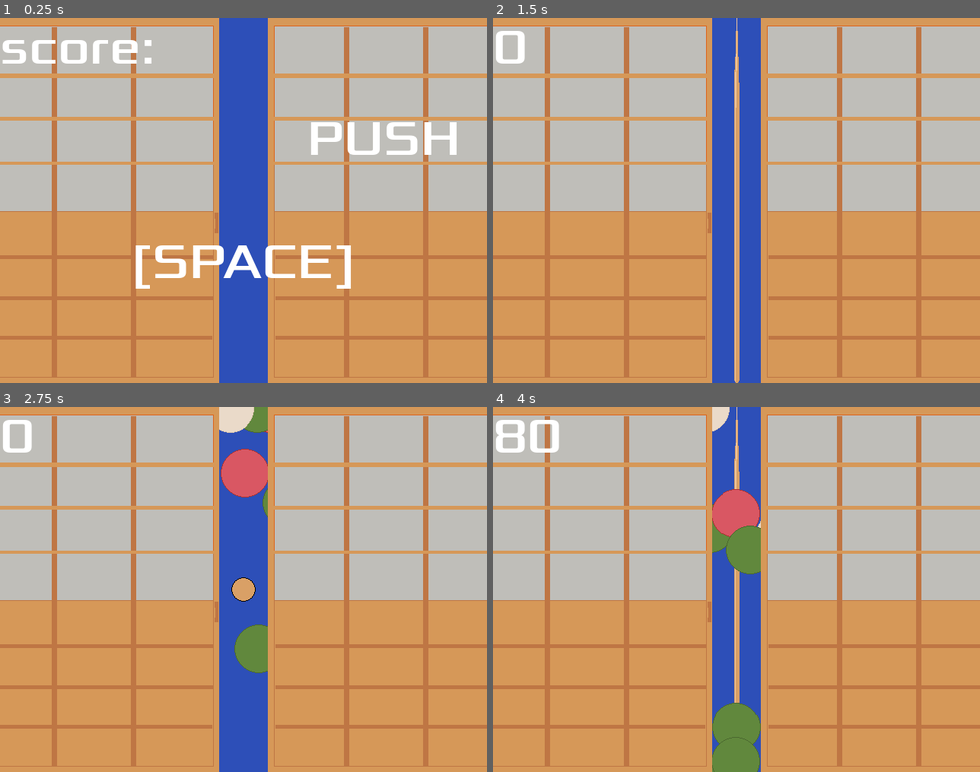
Above: before the commit, frames 1-4 (two rows, left to right).
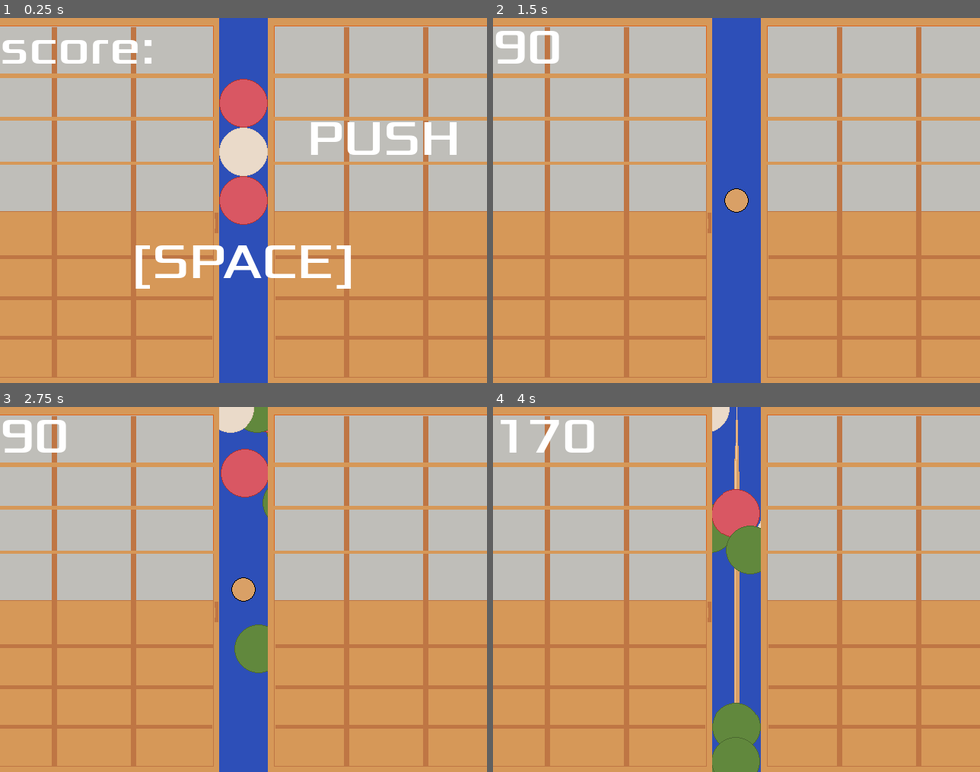
Above: after the commit, the same moments.

Repository: zundouz/ldjam54_odango
Game: Godot game, scene res://main.tscn
The game is run twice, just before and just after one commit, with the same random seed, the same clock (stepped at 60 frames per second) and the same inputs.
Inputs (mouse positions are in pixels of both pictures, inside the frame that each line leads up to):
- Up to frame 1 (0.25 s): no input
- Up to frame 2 (1.5 s): tap Space (space) at 0.5 s; move the mouse to (843, 182) at 0.52 s; hold Up (move_up) 0.53-1.28 s; tap Enter (enter) at 0.6 s; move the mouse to (639, 218) at 1.27 s; click (639, 218) at 1.35 s
- Up to frame 3 (2.75 s): move the mouse to (292, 509) at 2.02 s; hold Up (move_up) from 2.03 s (still down); tap Space (space) at 2.1 s
- Up to frame 4 (4 s): move the mouse to (712, 662) at 2.77 s; tap W (w_key) at 2.85 s; move the mouse to (882, 644) at 3.52 s; release Up (move_up) at 3.53 s; tap Enter (enter) at 3.6 s

The runs differ from the first frame. In frame 1, 3.1% of the frame differs, in the area x 45-55%, y 16-57%; in frame 2, 1.5%; in frame 3, 0.4%; in frame 4, 1.0%.

Commit message:
feat: 初回だけ串を指すタイトル画面を用意

Diff:
--- a/main.tscn
+++ b/main.tscn
@@ -43,5 +43,16 @@
 [node name="bg_shouji_right" parent="." instance=ExtResource("5_r6nah")]
 position = Vector2(512, 240)
 
+[node name="Node" type="Node" parent="."]
+
+[node name="odango" parent="Node" instance=ExtResource("2_fn2i8")]
+position = Vector2(320, 112)
+
+[node name="odango2" parent="Node" instance=ExtResource("2_fn2i8")]
+position = Vector2(320, 240)
+
+[node name="odango3" parent="Node" instance=ExtResource("2_fn2i8")]
+position = Vector2(320, 176)
+
 [connection signal="timeout" from="MobTimer" to="." method="_on_mob_timer_timeout"]
 [connection signal="timeout" from="StartTimer" to="." method="_on_start_timer_timeout"]
--- a/odango.gd
+++ b/odango.gd
@@ -21,11 +21,11 @@
 
 # Called every frame. 'delta' is the elapsed time since the previous frame.
 func _process(delta):
-	if MyGlobal.game_state != MyGlobal.game_state_type.InGame:
+	if MyGlobal.game_state == MyGlobal.game_state_type.Result:
 		# インゲーム以外で入力は受け付けない
 		queue_free()
 
-	# ボタンを押したときに、座標が串の範囲内だったら特典
+	# ボタンを押したときに、座標が串の範囲内だったら得点
 	if MyGlobal.is_decide_key_just_pressed():
 		if transform.get_origin().x < Center_X_Pos + 40 and transform.get_origin().x > Center_X_Pos - 40:
 			is_shot = true;
@@ -43,6 +43,10 @@
 			MyGlobal.is_odango_finished = true
 			# その後、お団子が消える
 			queue_free()
+
+	if MyGlobal.game_state == MyGlobal.game_state_type.Title:
+		# タイトル画面では移動の一切を無効化
+		return
 
 	if is_shot == false:
 		if MyGlobal.is_odango_finished == false:
